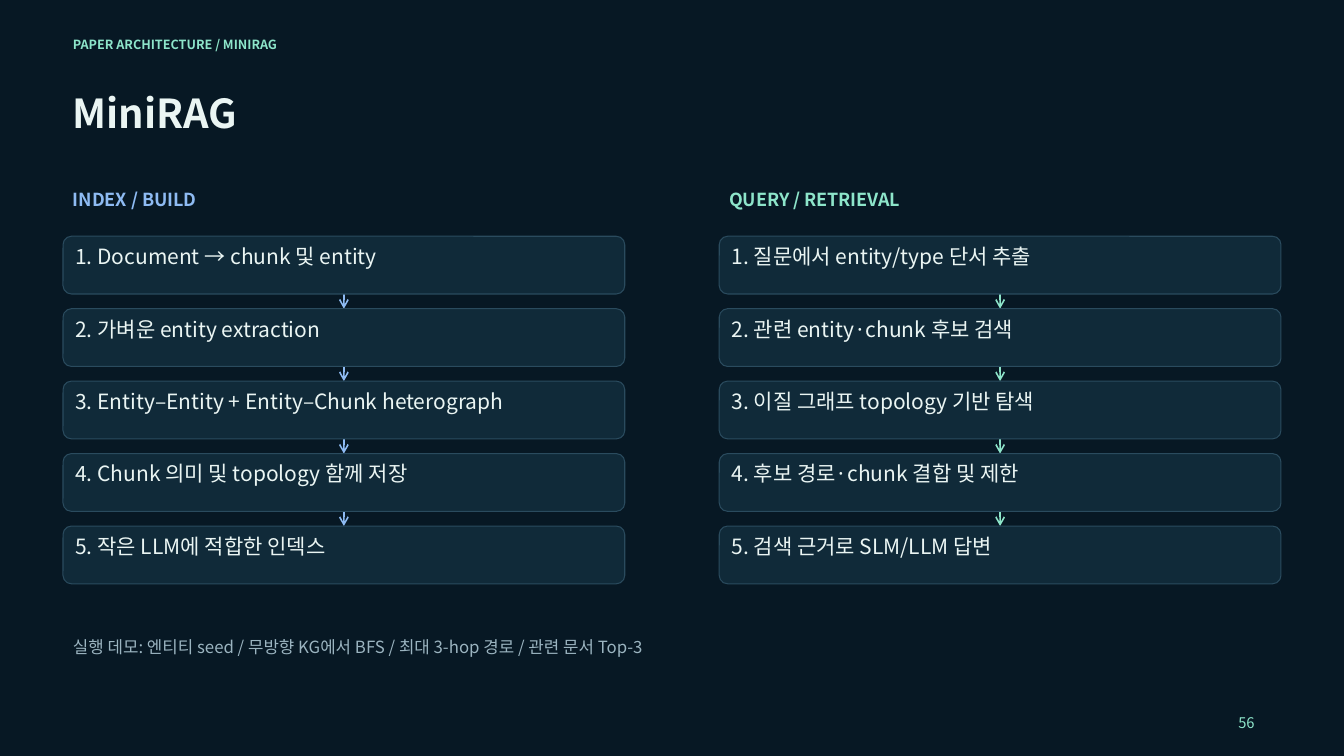
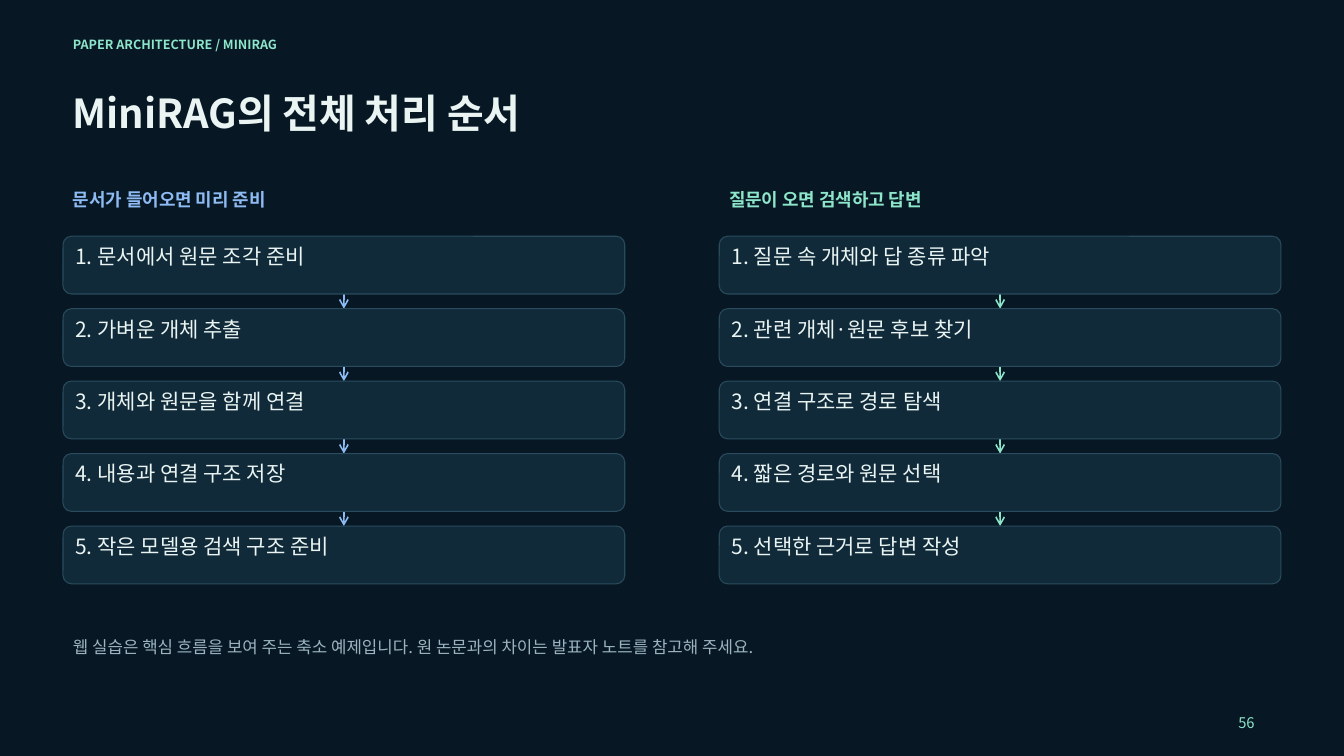
Before and after one commit to euiyulsong/graphrag-atlas, a slide deck: slide 56 of slides/GraphRAG_Atlas_Tech_Seminar.pptx. Drawn at 1344x756 pixels with LibreOffice and Linux fonts; fonts in the diff are those of the drawing. Boxes give left, top, right and bottom in pixels: in the first picture for what was removed or moved away, otherwise in the second. Text is boxed around its words. In the diff, an @@ line names an element or a change of style, - is before the commit and + after.

```diff
--- a/slides/GraphRAG_Atlas_Tech_Seminar.pptx
+++ b/slides/GraphRAG_Atlas_Tech_Seminar.pptx
@@ text at bbox=[73, 94, 520, 132]: text changed @@
-MiniRAG
+MiniRAG의 전체 처리 순서
@@ text at bbox=[73, 191, 266, 208]: text changed @@
-INDEX / BUILD
+문서가 들어오면 미리 준비
@@ text at bbox=[729, 191, 922, 208]: text changed @@
-QUERY / RETRIEVAL
+질문이 오면 검색하고 답변
@@ text in rounded rectangle at bbox=[75, 246, 305, 266]: text changed @@
-1. Document → chunk 및 entity
+1. 문서에서 원문 조각 준비
@@ text in rounded rectangle at bbox=[732, 246, 990, 266]: text changed @@
-1. 질문에서 entity/type 단서 추출
+1. 질문 속 개체와 답 종류 파악
@@ text in rounded rectangle at bbox=[75, 319, 242, 339]: text changed @@
-2. 가벼운 entity extraction
+2. 가벼운 개체 추출
@@ text in rounded rectangle at bbox=[732, 319, 973, 339]: text changed @@
-2. 관련 entity·chunk 후보 검색
+2. 관련 개체·원문 후보 찾기
@@ text in rounded rectangle at bbox=[75, 391, 305, 411]: text changed @@
-3. Entity–Entity + Entity–Chunk heterograph
+3. 개체와 원문을 함께 연결
@@ text in rounded rectangle at bbox=[732, 391, 942, 411]: text changed @@
-3. 이질 그래프 topology 기반 탐색
+3. 연결 구조로 경로 탐색
@@ text in rounded rectangle at bbox=[75, 463, 286, 483]: text changed @@
-4. Chunk 의미 및 topology 함께 저장
+4. 내용과 연결 구조 저장
@@ text in rounded rectangle at bbox=[732, 463, 942, 483]: text changed @@
-4. 후보 경로·chunk 결합 및 제한
+4. 짧은 경로와 원문 선택
@@ text in rounded rectangle at bbox=[75, 536, 329, 556]: text changed @@
-5. 작은 LLM에 적합한 인덱스
+5. 작은 모델용 검색 구조 준비
@@ text in rounded rectangle at bbox=[732, 536, 961, 556]: text changed @@
-5. 검색 근거로 SLM/LLM 답변
+5. 선택한 근거로 답변 작성
@@ text at bbox=[73, 639, 753, 655]: text changed @@
-실행 데모: 엔티티 seed / 무방향 KG에서 BFS / 최대 3-hop 경로 / 관련 문서 Top-3
+웹 실습은 핵심 흐름을 보여 주는 축소 예제입니다. 원 논문과의 차이는 발표자 노트를 참고해 주세요.
```
Also in this commit, not shown: 40 other slides changed, 19 slides added, 19 slides removed, 5 other files.
